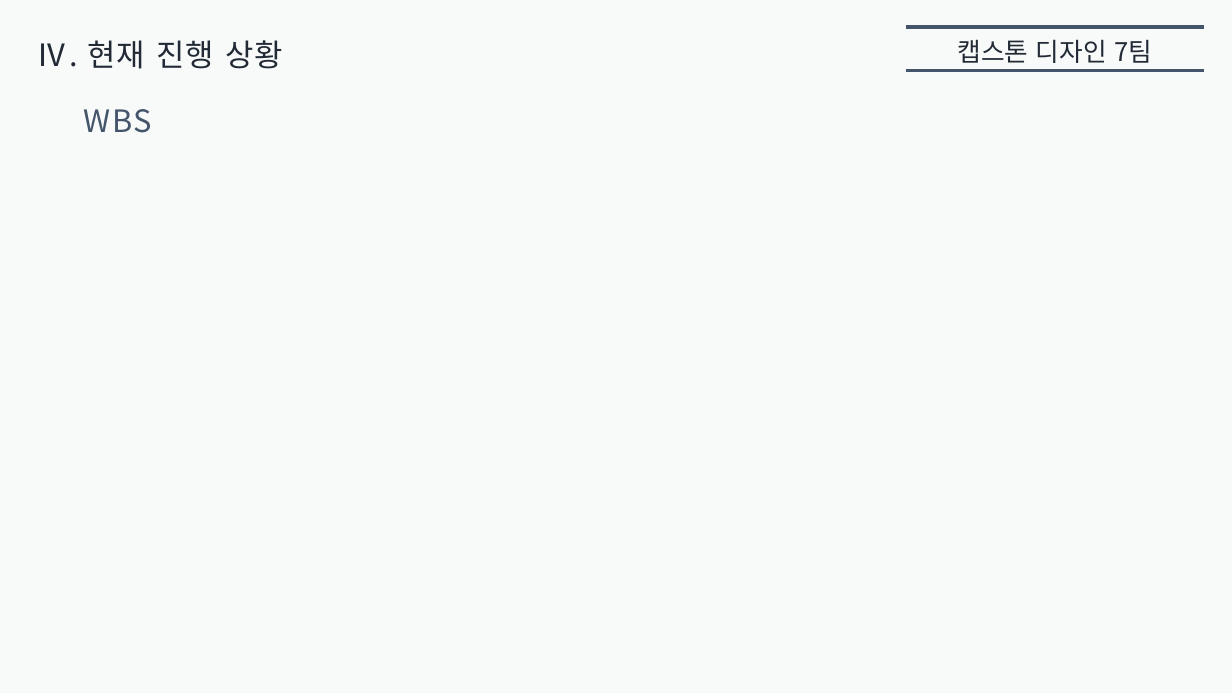
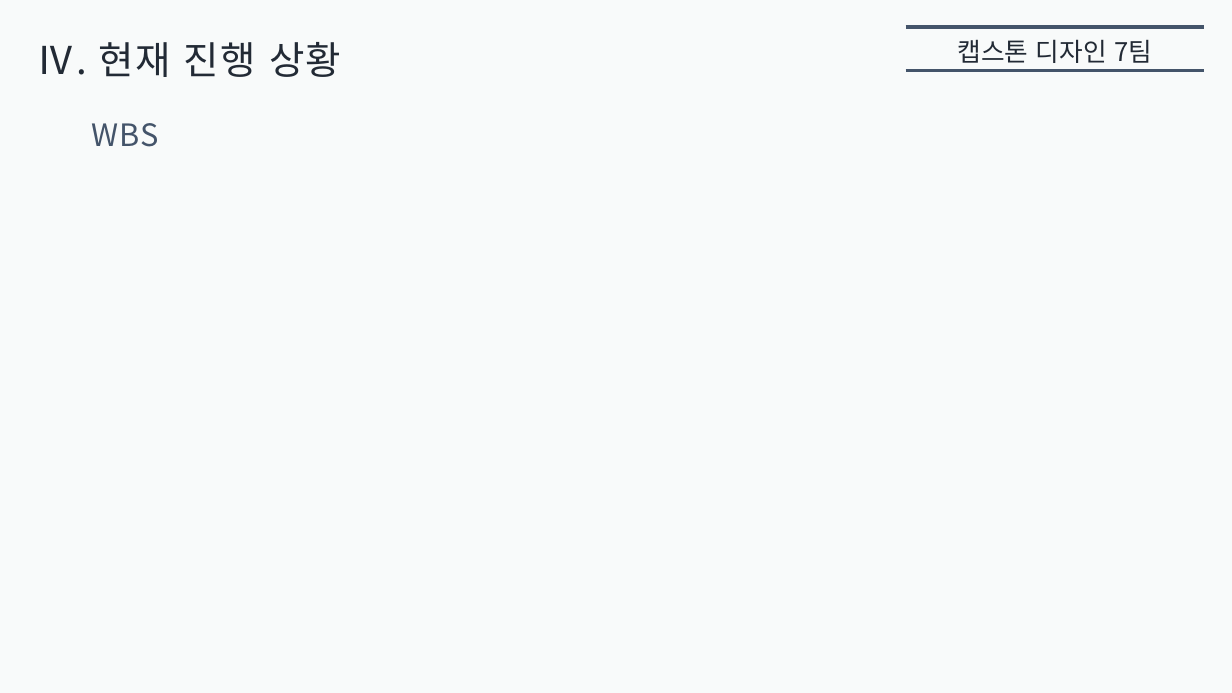
Before and after one commit to inwoo2ya/wormgame, a slide deck: slide 18 of 중간발표.pptx. Drawn at 1232x693 pixels with LibreOffice and Linux fonts; fonts in the diff are those of the drawing. Boxes give left, top, right and bottom in pixels: in the first picture for what was removed or moved away, otherwise in the second. Text is boxed around its words. In the diff, an @@ line names an element or a change of style, - is before the commit and + after.

```diff
--- a/중간발표.pptx
+++ b/중간발표.pptx
@@ text "Ⅳ. 현재 진행 상황" at bbox=[37, 42, 341, 77]: size 24 to 30 pt @@
@@ text "WBS": place and size @@
-text "WBS" at bbox=[84, 109, 152, 133]
+text "WBS" at bbox=[91, 123, 159, 147]
```
Also in this commit, not shown: 18 other slides changed.
